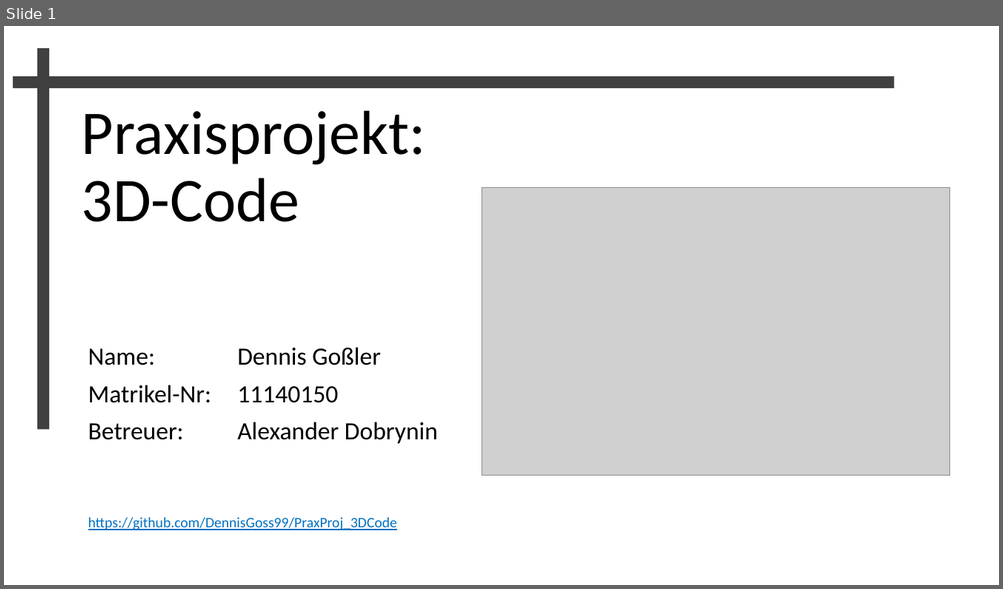
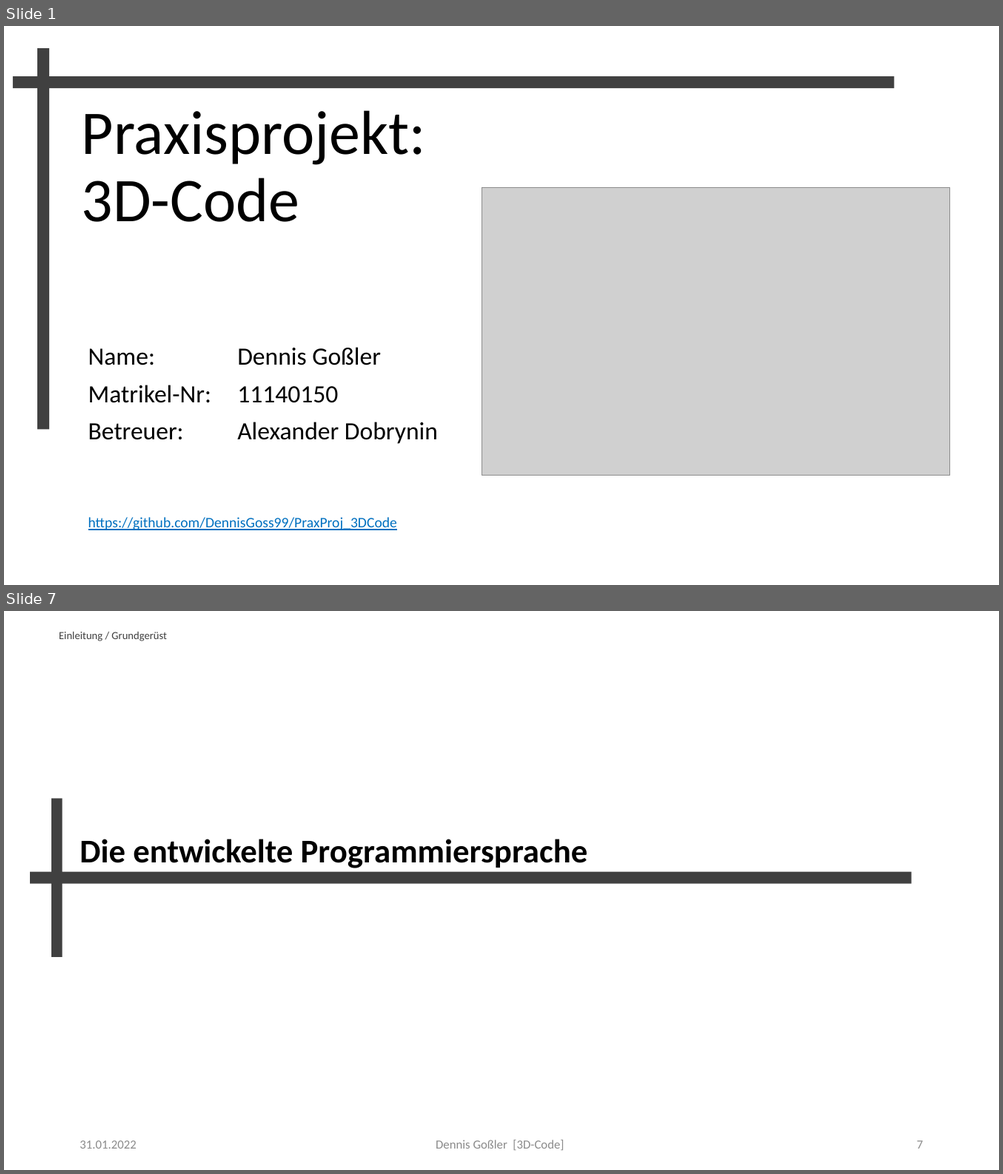
Before and after one commit to DennisGoss99/PraxProj_3DCode, a slide deck: Presentation/PraxisProj-3DCode.pptx. Shown one above the other, each under a label of ours: slide 1 before the commit, slides 1 and 7 after it; the slides between them are not shown. The pictures are 1003x589 and 1003x1174 pixels, drawn with LibreOffice and Linux fonts; fonts in the diff are those of the drawing; grey boxes stand for pictures. Boxes give left, top, right and bottom in pixels: in the first picture for what was removed or moved away, otherwise in the second. Text is boxed around its words. In the diff, an @@ line names an element or a change of style, - is before the commit and + after.

```diff
--- a/Presentation/PraxisProj-3DCode.pptx
+++ b/Presentation/PraxisProj-3DCode.pptx
@@ slide 7 added at [4,611,999,1170], background #FFFFFF @@
@@ text added at [59,632,167,641], 10.5 pt, text #404040 @@
+Einleitung / Grundgerüst
@@ rectangle added at [52,798,62,957], fill #404040 @@
@@ title added at [79,839,588,869], 32 pt, text #000000, bold @@
+Die entwickelte Programmiersprache
@@ rectangle added at [30,871,911,884], fill #404040 @@
@@ text added at [79,1141,136,1149], 12 pt, text #8C8C8C @@
+31.01.2022
@@ text added at [435,1140,563,1150], 12 pt, text #8C8C8C @@
+Dennis Goßler [3D-Code]
@@ page number added at [916,1141,922,1149], 12 pt, text #8C8C8C @@
+7
```
Also in this commit, not shown: 13 slides changed, 8 other slides added, 2 slides removed.
